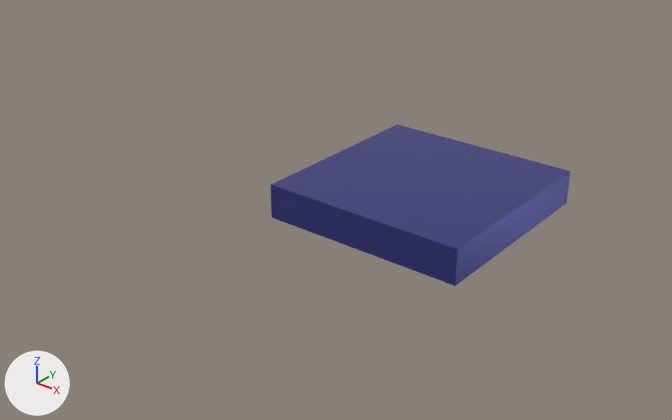
The glTF model public/assets/pusher.glb, before and after one commit.
Before and after are seen from a 50 mm lens placed at (1.297, -2.009, 1.103), pointed at (-0.084, -0.282, 0.032). The axes (+X, +Y, +Z) are drawn at lower left. The lights are the same throughout. Vertices at the same position are counted once.

In view in the first picture: 'door', 'platform'.
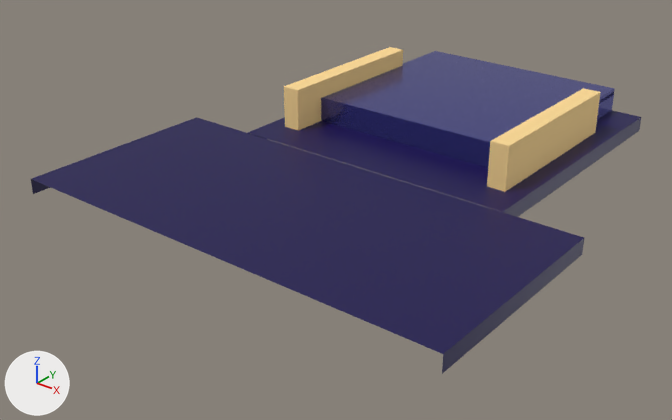
What differs and where, as boxes [x1, y1, x2, y2] in the pictures (672 x 420 px):
'floor-front', added (blue)
    after: [31, 117, 584, 374]
'platform', deleted (blue)
    before: [271, 124, 570, 286]
'platform-top', added (blue)
    after: [321, 51, 615, 147]
'floor-back', added (blue)
    after: [248, 111, 641, 217]
'door', reshaped, moved
    before: [273, 189, 454, 285]
    after: [321, 102, 490, 168]
'wall-right', added
    after: [487, 88, 601, 192]
'wall-left', added
    after: [284, 47, 403, 131]
'platform-right', added
    after: [597, 92, 614, 119]
'platform-edge', added
    after: [323, 98, 490, 143]
part 1 of me_door, deleted (blue)
    before: [273, 189, 454, 285]
part 2 of me_door, added (blue)
    after: [321, 102, 490, 168]

Diff of the bpy script that builds the scene:
```diff
--- a/public/assets/pusher.glb.py
+++ b/public/assets/pusher.glb.py
@@ me_door @@
 # verts and faces of me_door; kept vertices keep their numbers, new ones are numbered from 8
-me_door.from_pydata(...)  # 8 vertices, 12 faces; spans x -0.292..0.292, y -0.3..-0.293, z -0.075..0.016
+me_door.from_pydata(...)  # 8 vertices, 4 faces; spans x -0.3..0.3, y -0.08..-0.05, z 0.15..0.23
+# me_door part 1: the whole mesh is rebuilt
+# me_door part 2
+verts[8] = (-0.3, -0.08, 0.23)  # pixel (321, 101)
+verts[9] = (-0.3, -0.08, 0.15)
+verts[10] = (-0.3, -0.05, 0.23)
+verts[11] = (-0.3, -0.05, 0.15)
+for new, old in zip([*range(12, 16)], [*range(8, 12)]): verts[new] = verts[old] + (0.6, 0.0, 0.0)
+faces += [(10, 14, 11), (11, 14, 15), (9, 13, 12), (8, 9, 12)]
 me_door.materials.append(mat_platform)
@@ me_floor_front @@
+me_floor_front.from_pydata([(-0.6, -0.84, 0.13), (-0.6, -0.84, 0.172), (-0.6, -0.28, 0.13), (-0.6, -0.28, 0.172), (0.6, -0.84, 0.13), (0.6, -0.84, 0.172), (0.6, -0.28, 0.13), (0.6, -0.28, 0.172)], [], [(0, 1, 3), (0, 3, 2), (6, 7, 5), (6, 5, 4), (7, 3, 1), (7, 1, 5)])
+me_floor_front.materials.append(mat_floor_front)  # dark blue #11004e
@@ me_platform_edge @@
+me_platform_edge.from_pydata([(-0.31, -0.08, 0.242), (-0.31, -0.08, 0.228), (-0.31, -0.073, 0.235), (0.31, -0.08, 0.242), (0.31, -0.08, 0.228), (0.31, -0.073, 0.235)], [], [(1, 0, 2), (1, 2, 5), (1, 5, 4), (4, 5, 3), (5, 2, 0), (5, 0, 3), (1, 4, 3), (1, 3, 0)])
+me_platform_edge.materials.append(mat_platform_edge)  # blue #5353a6
@@ me_wall_right @@
+me_wall_right.from_pydata([(0.3, -0.18, 0.17), (0.3, -0.18, 0.29), (0.3, 0.32, 0.17), (0.3, 0.32, 0.29), (0.35, -0.18, 0.17), (0.35, -0.18, 0.29), (0.35, 0.32, 0.17), (0.35, 0.32, 0.29)], [], [(0, 1, 3), (0, 3, 2), (2, 3, 7), (2, 7, 6), (6, 7, 5), (6, 5, 4), (4, 5, 1), (4, 1, 0), (7, 3, 1), (7, 1, 5)])
+me_wall_right.materials.append(mat_wall_right)  # beige #ffdb95
@@ me_wall_left @@
+me_wall_left.from_pydata([(-0.35, -0.18, 0.17), (-0.35, -0.18, 0.29), (-0.35, 0.32, 0.17), (-0.35, 0.32, 0.29), (-0.3, -0.18, 0.17), (-0.3, -0.18, 0.29), (-0.3, 0.32, 0.17), (-0.3, 0.32, 0.29)], [], [(0, 1, 3), (0, 3, 2), (2, 3, 7), (2, 7, 6), (6, 7, 5), (6, 5, 4), (4, 5, 1), (4, 1, 0), (7, 3, 1), (7, 1, 5)])
+me_wall_left.materials.append(mat_wall_left)  # beige #ffdb95
@@ me_floor_back @@
+me_floor_back.from_pydata([(-0.4, -0.28, 0.13), (-0.4, -0.28, 0.172), (-0.4, 0.52, 0.13), (-0.4, 0.52, 0.172), (0.4, -0.28, 0.13), (0.4, -0.28, 0.172), (0.4, 0.52, 0.13), (0.4, 0.52, 0.172)], [], [(0, 1, 3), (0, 3, 2), (6, 7, 5), (6, 5, 4), (7, 3, 1), (7, 1, 5)])
+me_floor_back.materials.append(mat_floor_back)  # dark blue #11004e
@@ me_platform_top @@
+me_platform_top.from_pydata([(0.31, 0.52, 0.22), (0.31, -0.08, 0.22), (-0.31, 0.52, 0.22), (-0.31, -0.08, 0.22), (0.31, 0.52, 0.24), (-0.31, 0.52, 0.24), (-0.31, -0.08, 0.241), (0.31, -0.08, 0.241)], [], [(0, 1, 3), (0, 3, 2), (3, 6, 5), (3, 5, 2), (1, 7, 6), (1, 6, 3), (1, 0, 4), (1, 4, 7), (4, 5, 6), (4, 6, 7)])
+me_platform_top.materials.append(mat_platform_top)  # blue #5353a6
@@ me_platform_right @@
+me_platform_right.from_pydata([(0.3, 0.52, 0.23), (0.3, 0.52, 0.15), (0.3, -0.08, 0.23), (0.3, -0.08, 0.15), (0.31, 0.52, 0.23), (0.31, 0.52, 0.15), (0.31, -0.08, 0.15), (0.31, -0.08, 0.231)], [], [(1, 3, 2), (1, 2, 0), (4, 7, 6), (4, 6, 5), (2, 3, 6), (2, 6, 7)])
+me_platform_right.materials.append(mat_platform_right)  # blue #5353a6
@@ ob_platform @@
-ob_platform = bpy.data.objects.new('platform', me_platform)
@@ ob_door @@
 ob_door = bpy.data.objects.new('door', me_door)
-ob_door.location = (0.0, 0.0, 0.025)
+ob_door.location = (0.0, 0.0, 0.0)
@@ ob_floor_front @@
+ob_floor_front = bpy.data.objects.new('floor-front', me_floor_front)
+ob_floor_front.location = (0.0, 0.0, 0.0)
@@ ob_platform_edge @@
+ob_platform_edge = bpy.data.objects.new('platform-edge', me_platform_edge)
+ob_platform_edge.location = (0.0, 0.0, 0.0)
@@ ob_wall_right @@
+ob_wall_right = bpy.data.objects.new('wall-right', me_wall_right)
+ob_wall_right.location = (0.0, 0.0, 0.0)
@@ ob_wall_left @@
+ob_wall_left = bpy.data.objects.new('wall-left', me_wall_left)
+ob_wall_left.location = (0.0, 0.0, 0.0)
@@ ob_floor_back @@
+ob_floor_back = bpy.data.objects.new('floor-back', me_floor_back)
+ob_floor_back.location = (0.0, 0.0, 0.0)
@@ ob_platform_top @@
+ob_platform_top = bpy.data.objects.new('platform-top', me_platform_top)
+ob_platform_top.location = (0.0, 0.0, 0.0)
@@ ob_platform_right @@
+ob_platform_right = bpy.data.objects.new('platform-right', me_platform_right)
+ob_platform_right.location = (0.0, 0.0, 0.0)
```
